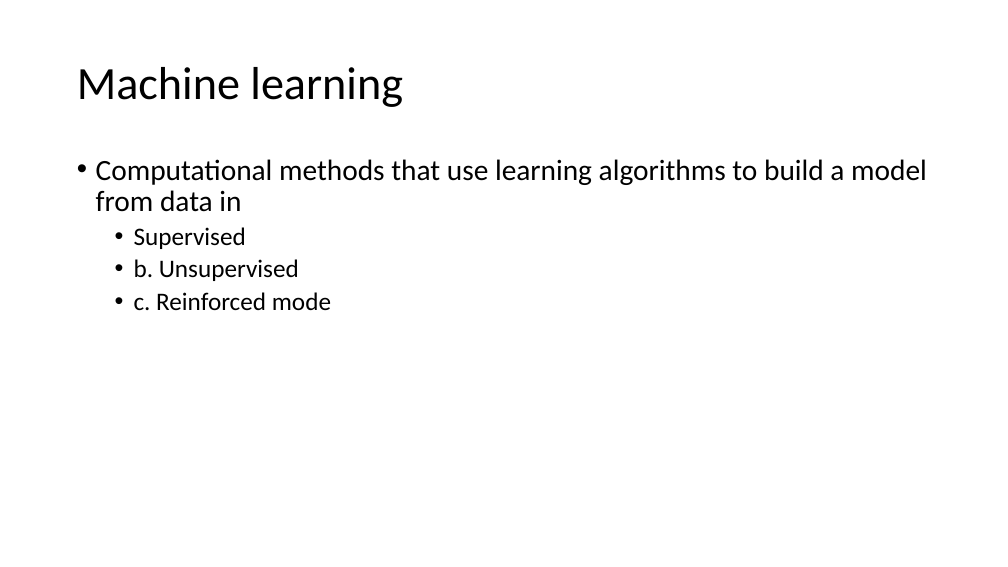
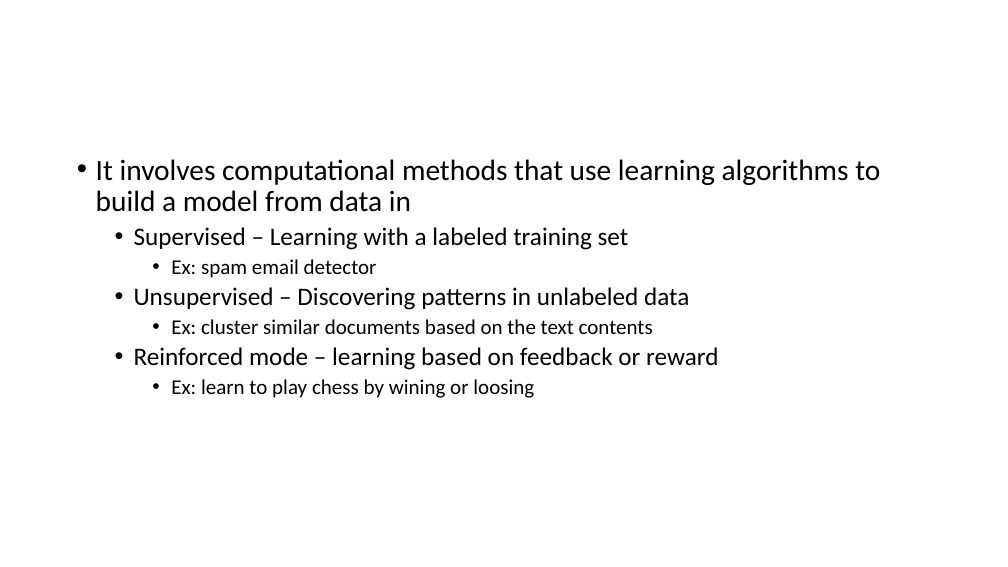
Before and after one commit to Racerxali/Billoo, a slide deck: slide 5 of AI.pptx. Drawn at 1008x567 pixels with LibreOffice and Linux fonts; fonts in the diff are those of the drawing. Boxes give left, top, right and bottom in pixels: in the first picture for what was removed or moved away, otherwise in the second. Text is boxed around its words. In the diff, an @@ line names an element or a change of style, - is before the commit and + after.

Commit message:
new file

```diff
--- a/AI.pptx
+++ b/AI.pptx
@@ title removed at [77,67,403,107] @@
-Machine learning
@@ text at [96,159,880,398]: text changed; size 28 to 24 pt @@
-• Computational methods that use learning algorithms to build a model from data in
-  • Supervised
-  • b. Unsupervised
-  • c. Reinforced mode
+• It involves computational methods that use learning algorithms to build a model from data in
+  • Supervised – Learning with a labeled training set
+    • Ex: spam email detector
+  • Unsupervised – Discovering patterns in unlabeled data
+    • Ex: cluster similar documents based on the text contents
+  • Reinforced mode – learning based on feedback or reward
+    • Ex: learn to play chess by wining or loosing
```
Also in this commit, not shown: 6 other slides changed, 1 slide added, 5 slides removed.
